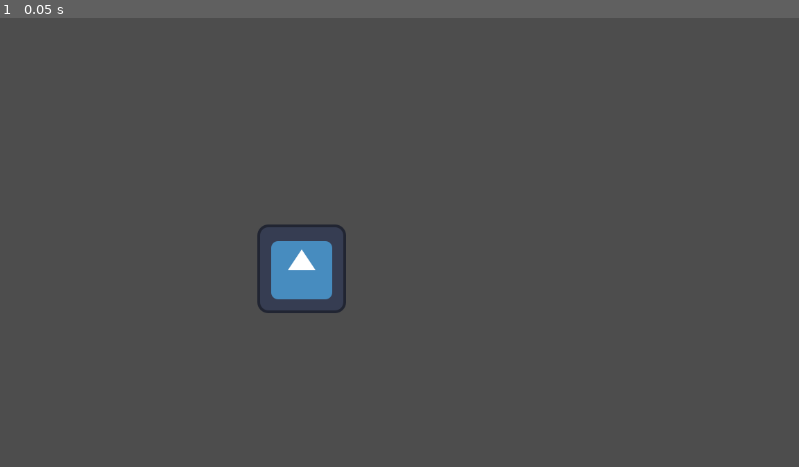
Above: before the commit, frame 1.
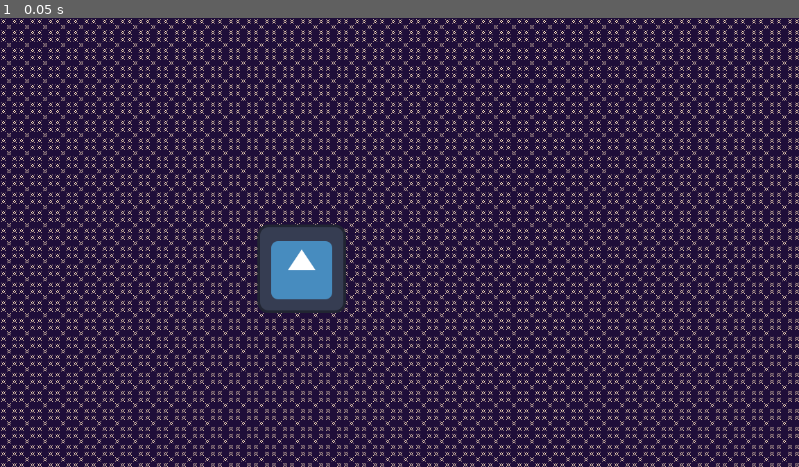
Above: after the commit, the same moment.

Repository: LouisBock/BaldShroomCoding
Game: Godot game, scene res://main_root.tscn
Two runs of this game, one before a commit and one after it. Both use one fixed random seed, a clock stepped at 60 frames per second and the inputs below. The project has no main scene, so this scene is started directly. The engine's default icon, where the game draws it, is replaced by a stand-in: a white triangle on a blue panel in a dark square.
Inputs:
- Up to frame 1 (0.05 s): no input

The runs differ from the first frame. In frame 1, 94% of the frame differs, in the area x 0-100%, y 0-100%.

Commit message:
Background added

Diff:
--- a/main_root.tscn
+++ b/main_root.tscn
@@ -1,10 +1,20 @@
-[gd_scene load_steps=3 format=3 uid="uid://dk0otgnkq6jcw"]
+[gd_scene load_steps=4 format=3 uid="uid://dk0otgnkq6jcw"]
 
+[ext_resource type="Texture2D" uid="uid://b7sdara52tkd" path="res://Backgrounds/bg muster.png" id="1_np3f1"]
 [ext_resource type="Texture2D" uid="uid://ci7lah0dkpcnh" path="res://icon.svg" id="1_wgn6i"]
 
 [sub_resource type="TileSet" id="TileSet_dwwjb"]
 
 [node name="Main root" type="Node"]
+
+[node name="bg_Muster" type="TextureRect" parent="."]
+anchors_preset = 15
+anchor_right = 1.0
+anchor_bottom = 1.0
+grow_horizontal = 2
+grow_vertical = 2
+texture = ExtResource("1_np3f1")
+stretch_mode = 1
 
 [node name="TileMap" type="TileMap" parent="."]
 tile_set = SubResource("TileSet_dwwjb")
Binary file added: Backgrounds/bg muster.png
Not shown, added: Backgrounds/bg muster.png.import
